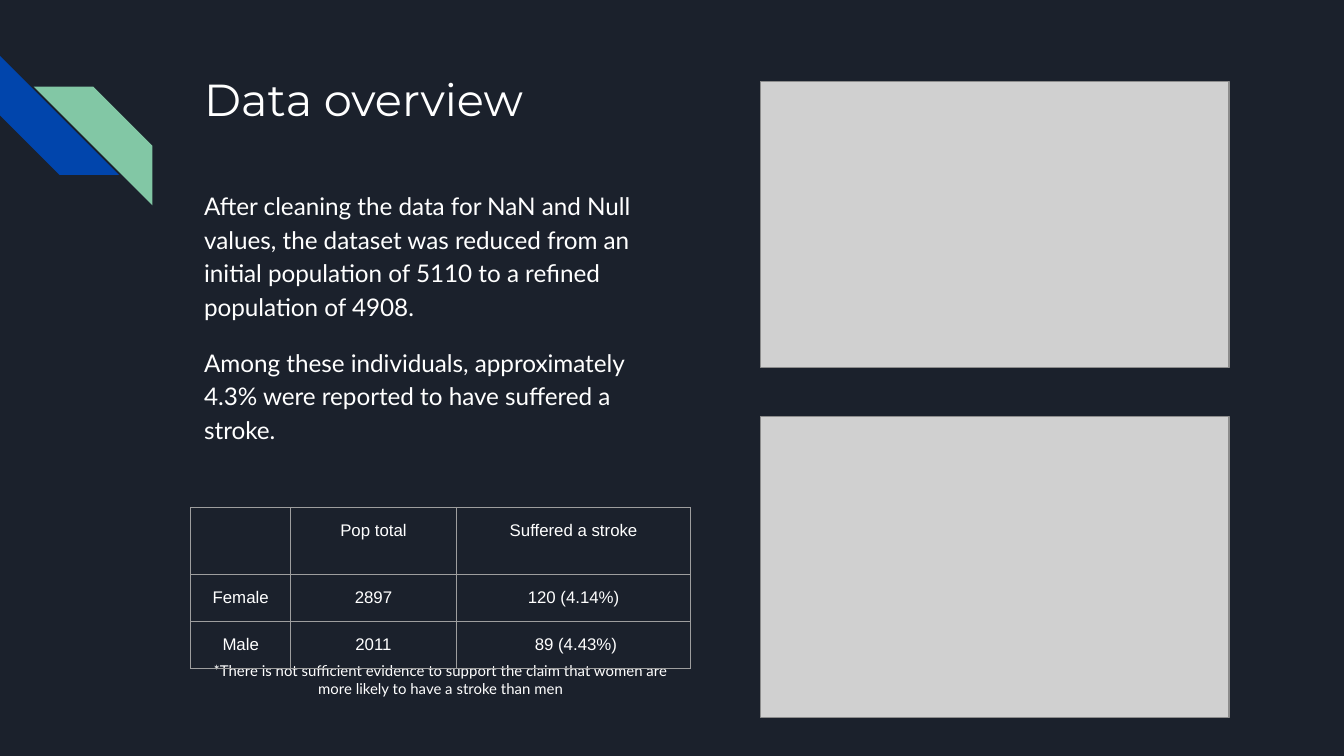
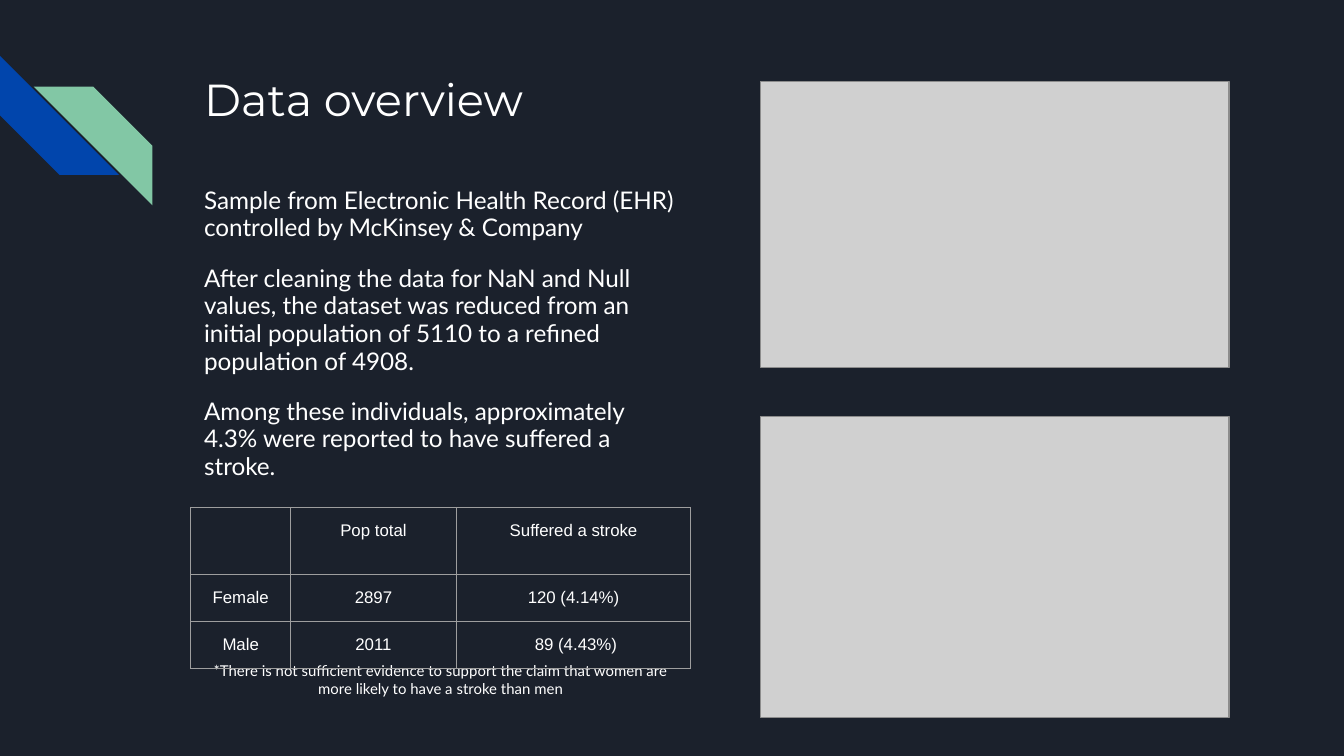
Before and after one commit to DianaGRM/Project_1, a slide deck: slide 4 of Boot Camp Project 1.pptx. Drawn at 1344x756 pixels with LibreOffice and Linux fonts; fonts in the diff are those of the drawing; grey boxes stand for pictures. Boxes give left, top, right and bottom in pixels: in the first picture for what was removed or moved away, otherwise in the second. Text is boxed around its words. In the diff, an @@ line names an element or a change of style, - is before the commit and + after.

```diff
--- a/Boot Camp Project 1.pptx
+++ b/Boot Camp Project 1.pptx
@@ text at [204, 190, 674, 240]: paragraph added @@
+Sample from Electronic Health Record (EHR) controlled by McKinsey & Company
@@ text at [204, 269, 630, 475]: line spacing 1.15 to 0.95; more space between paragraphs @@
```
Also in this commit, not shown: 3 other slides changed, 2 slides added.
